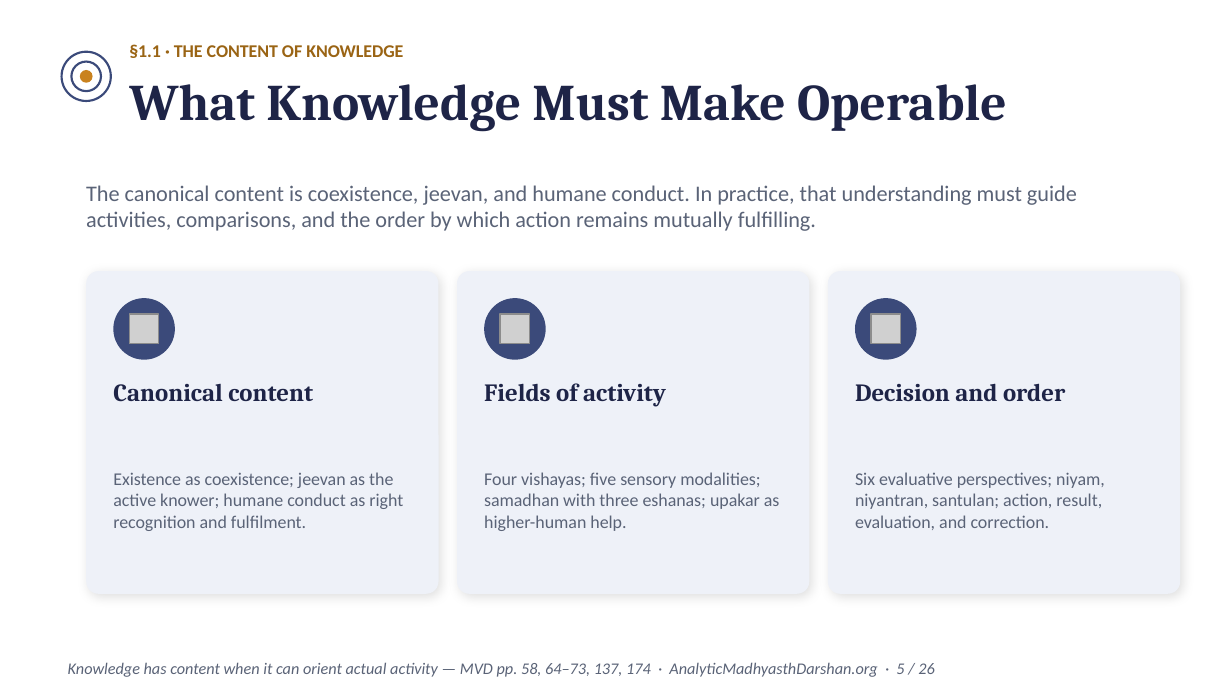
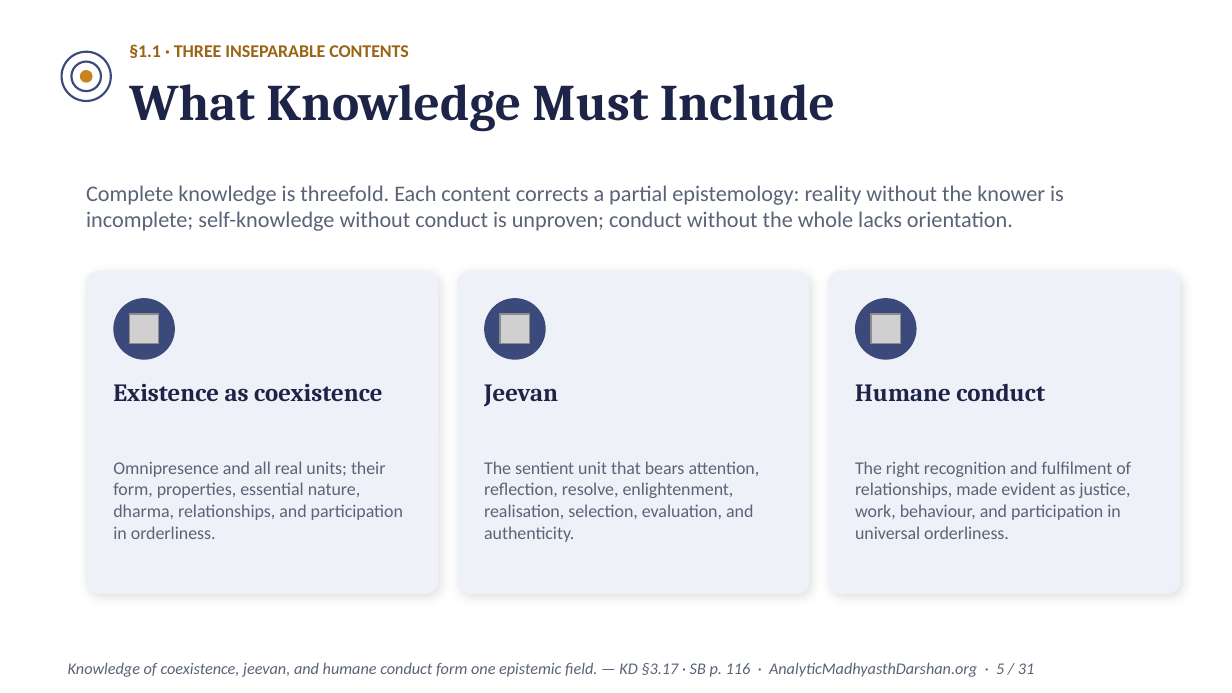
Before and after one commit to raghavamohan/AnalyticMadhyasthDarshan, a slide deck: slide 5 of Studies/The-Epistemology-of-Coexistence/The-Epistemology-of-Coexistence-Madhyasth-Darshan.pptx. Drawn at 1232x693 pixels with LibreOffice and Linux fonts; fonts in the diff are those of the drawing; grey boxes stand for pictures. Boxes give left, top, right and bottom in pixels: in the first picture for what was removed or moved away, otherwise in the second. Text is boxed around its words. In the diff, an @@ line names an element or a change of style, - is before the commit and + after.

```diff
--- a/Studies/The-Epistemology-of-Coexistence/The-Epistemology-of-Coexistence-Madhyasth-Darshan.pptx
+++ b/Studies/The-Epistemology-of-Coexistence/The-Epistemology-of-Coexistence-Madhyasth-Darshan.pptx
@@ text at (129, 44, 409, 58): text changed @@
-§1.1 · THE CONTENT OF KNOWLEDGE
+§1.1 · THREE INSEPARABLE CONTENTS
@@ text at (129, 84, 835, 131): text changed @@
-What Knowledge Must Make Operable
+What Knowledge Must Include
@@ text at (86, 185, 1064, 231): text changed @@
-The canonical content is coexistence, jeevan, and humane conduct. In practice, that understanding must guide activities, comparisons, and the order by which action remains mutually fulfilling.
+Complete knowledge is threefold. Each content corrects a partial epistemology: reality without the knower is incomplete; self-knowledge without conduct is unproven; conduct without the whole lacks orientation.
@@ text at (113, 384, 382, 401): text changed @@
-Canonical content
+Existence as coexistence
@@ text at (484, 384, 558, 407): text changed @@
-Fields of activity
+Jeevan
@@ text at (855, 384, 1045, 401): text changed @@
-Decision and order
+Humane conduct
@@ text at (113, 461, 403, 539): text changed @@
-Existence as coexistence; jeevan as the active knower; humane conduct as right recognition and fulfilment.
+Omnipresence and all real units; their form, properties, essential nature, dharma, relationships, and participation in orderliness.
@@ text at (484, 461, 760, 542): text changed @@
-Four vishayas; five sensory modalities; samadhan with three eshanas; upakar as higher-human help.
+The sentient unit that bears attention, reflection, resolve, enlightenment, realisation, selection, evaluation, and authenticity.
@@ text at (855, 461, 1131, 539): text changed @@
-Six evaluative perspectives; niyam, niyantran, santulan; action, result, evaluation, and correction.
+The right recognition and fulfilment of relationships, made evident as justice, work, behaviour, and participation in universal orderliness.
@@ text at (68, 662, 1034, 677): text changed @@
-Knowledge has content when it can orient actual activity — MVD pp. 58, 64–73, 137, 174 · AnalyticMadhyasthDarshan.org · 5 / 26
+Knowledge of coexistence, jeevan, and humane conduct form one epistemic field. — KD §3.17 · SB p. 116 · AnalyticMadhyasthDarshan.org · 5 / 31
```
Also in this commit, not shown: 17 other slides changed, 13 slides added, 8 slides removed.
